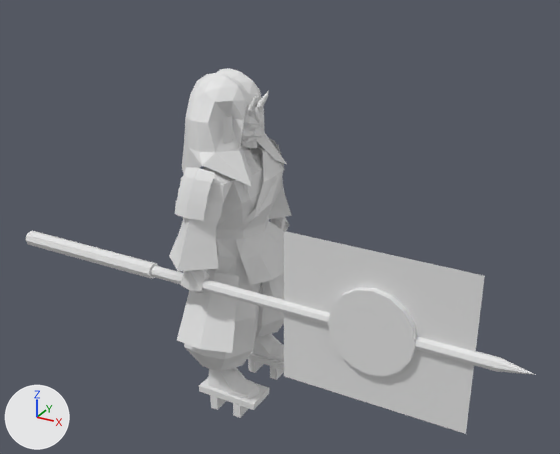
Two versions of the FBX model content/dota_addons/dota2ofnobu/models/b31/b31.fbx, one commit apart.
Before and after are seen from a camera (50 mm lens) standing at (0.01467, -0.02354, 0.01937) and looking at (0.00173, -0.00002, 0.00761). Arrows for +X, +Y and +Z are at lower left; the lights stay in place. Materials are left out; every surface is plain grey. Where no turn or scale is listed for an object, it has been applied to the vertices. Vertices at the same position are counted once.

The first picture shows 'ShingenTakedaOUT2', 'ShingenTakedaOUT2.001', 'ShingenTakedaOUT2.002'.
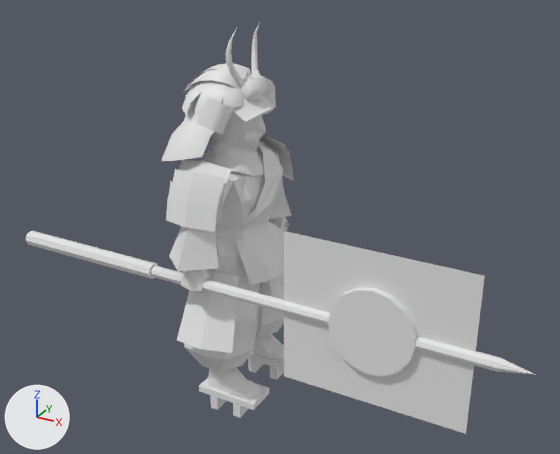
Location of each change, (x1, y1, x2, y2) in pixels of the pictures (560 x 454 px; the box of a moved part takes in the faces that stretch with it):
```json
{"object": "ShingenTakedaOUT2", "change": "reshaped", "before": [169, 138, 292, 418], "after": [166, 134, 294, 418]}
{"object": "head001", "change": "added", "after": [162, 22, 276, 176]}
{"object": "ShingenTakedaOUT2.001", "change": "deleted", "before": [182, 68, 287, 186]}
{"part": 1, "of": "me_shingentakedaout2", "change": "moved or reshaped", "before": [280, 162, 285, 171], "after": [280, 162, 294, 181]}
{"part": 2, "of": "me_shingentakedaout2", "change": "moved or reshaped", "after": [279, 151, 292, 169], "on screen": "not visible before"}
{"part": 3, "of": "me_shingentakedaout2", "change": "moved or reshaped", "before": [275, 144, 281, 155], "after": [270, 139, 289, 161]}
{"part": 4, "of": "me_shingentakedaout2", "change": "moved or reshaped", "before": [269, 138, 278, 147], "after": [259, 134, 286, 154]}
{"part": 5, "of": "me_shingentakedaout2", "change": "moved or reshaped", "before": [175, 200, 205, 221], "after": [166, 197, 217, 232]}
{"part": 6, "of": "me_shingentakedaout2", "change": "moved or reshaped", "before": [177, 188, 208, 209], "after": [168, 181, 220, 216]}
{"part": 7, "of": "me_shingentakedaout2", "change": "moved or reshaped", "before": [180, 177, 211, 195], "after": [173, 169, 224, 203]}
{"part": 8, "of": "me_shingentakedaout2", "change": "moved or reshaped", "before": [183, 167, 215, 186], "after": [179, 160, 232, 192]}
{"part": 9, "of": "me_shingentakedaout2", "change": "moved or reshaped", "before": [255, 145, 283, 217], "after": [255, 143, 283, 217]}
```

Edits to the scene script, one JSON object a line:
```json
{"block": "me_shingentakedaout2", "where": "# used by ob_shingentakedaout2; location = (0.0, 0.0, 0.0)"}
{"op": "remove", "block": "me_shingentakedaout2", "code": "me_shingentakedaout2.from_pydata(...)  # 471 vertices, 711 faces; spans x -0.00188..0.00207, y -0.00387..0.00385, z -0.00004..0.01059"}
{"op": "add", "block": "me_shingentakedaout2", "code": "me_shingentakedaout2.from_pydata(...)  # 470 vertices, 710 faces; spans x -0.00188..0.00207, y -0.00387..0.00385, z -0.00004..0.0107"}
{"block": "me_shingentakedaout2", "change": "me_shingentakedaout2 part 1: the loose piece of 6 vertices spanning x -0.00092..0.00032, y 0.00284..0.00315, z 0.00867..0.00922 is scaled about its middle by 1.7, then moved by (0.0, 0.0, -0.00015)"}
{"block": "me_shingentakedaout2", "change": "me_shingentakedaout2 part 2: the loose piece of 6 vertices spanning x -0.00092..0.00032, y 0.00264..0.00299, z 0.00908..0.00963 is scaled about its middle by 1.7"}
{"block": "me_shingentakedaout2", "change": "me_shingentakedaout2 part 3: the loose piece of 6 vertices spanning x -0.00092..0.00032, y 0.00243..0.00281, z 0.00947..0.01001 is scaled about its middle by 1.7, then moved by (0.0, -0.00008, 0.0)"}
{"block": "me_shingentakedaout2", "change": "me_shingentakedaout2 part 4: the loose piece of 6 vertices spanning x -0.00092..0.00032, y 0.00212..0.0026, z 0.0098..0.01031 is scaled about its middle by 1.7, then moved by (0.0, -0.0002, 0.0)"}
{"block": "me_shingentakedaout2", "change": "me_shingentakedaout2 part 5: the loose piece of 6 vertices spanning x -0.00092..0.00032, y -0.00316..-0.00285, z 0.00867..0.00922 is scaled about its middle by 1.7, then moved by (0.0, 0.0, -0.00015)"}
{"block": "me_shingentakedaout2", "change": "me_shingentakedaout2 part 6: the loose piece of 6 vertices spanning x -0.00092..0.00032, y -0.003..-0.00265, z 0.00908..0.00963 is scaled about its middle by 1.7"}
{"block": "me_shingentakedaout2", "change": "me_shingentakedaout2 part 7: the loose piece of 6 vertices spanning x -0.00092..0.00032, y -0.00282..-0.00244, z 0.00947..0.01001 is scaled about its middle by 1.7, then moved by (0.0, 0.00009, 0.0)"}
{"block": "me_shingentakedaout2", "change": "me_shingentakedaout2 part 8: the loose piece of 6 vertices spanning x -0.00092..0.00032, y -0.00261..-0.00213, z 0.0098..0.01031 is scaled about its middle by 1.7, then moved by (0.0, 0.00021, 0.0)"}
{"block": "me_shingentakedaout2", "change": "me_shingentakedaout2 part 9: 10 vertices moved from x -0.00041..0.00126, y -0.00029..0.00149, z 0.00941..0.01039 to x -0.00041..0.00133, y -0.00029..0.00149, z 0.00941..0.0107; 1 vertex removed from x 0.00058, y 0.00064, z 0.01031"}
{"op": "add", "block": "me_mesh_002", "code": ["me_mesh_002 = bpy.data.meshes.new('Mesh.002')", "me_mesh_002.from_pydata(...)  # 746 vertices, 1156 faces; spans x -0.00214..0.00214, y -0.00233..0.00233, z -0.00281..0.00276"]}
{"op": "remove", "block": "ob_shingentakedaout2_001", "code": ["ob_shingentakedaout2_001 = bpy.data.objects.new('ShingenTakedaOUT2.001', me_shingentakedaout2_001)", "ob_shingentakedaout2_001.location = (0.0, 0.0, 0.0)"]}
{"op": "add", "block": "ob_head001", "code": ["ob_head001 = bpy.data.objects.new('head001', me_mesh_002)", "ob_head001.location = (-0.0008, 0.0, 0.01226)"]}
```
